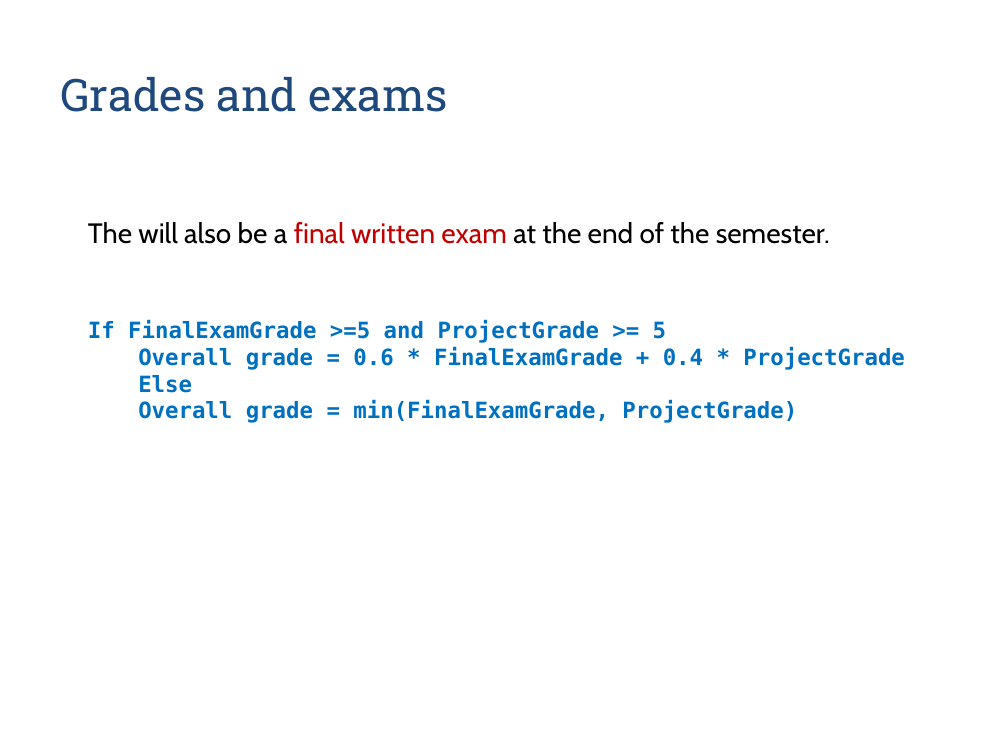
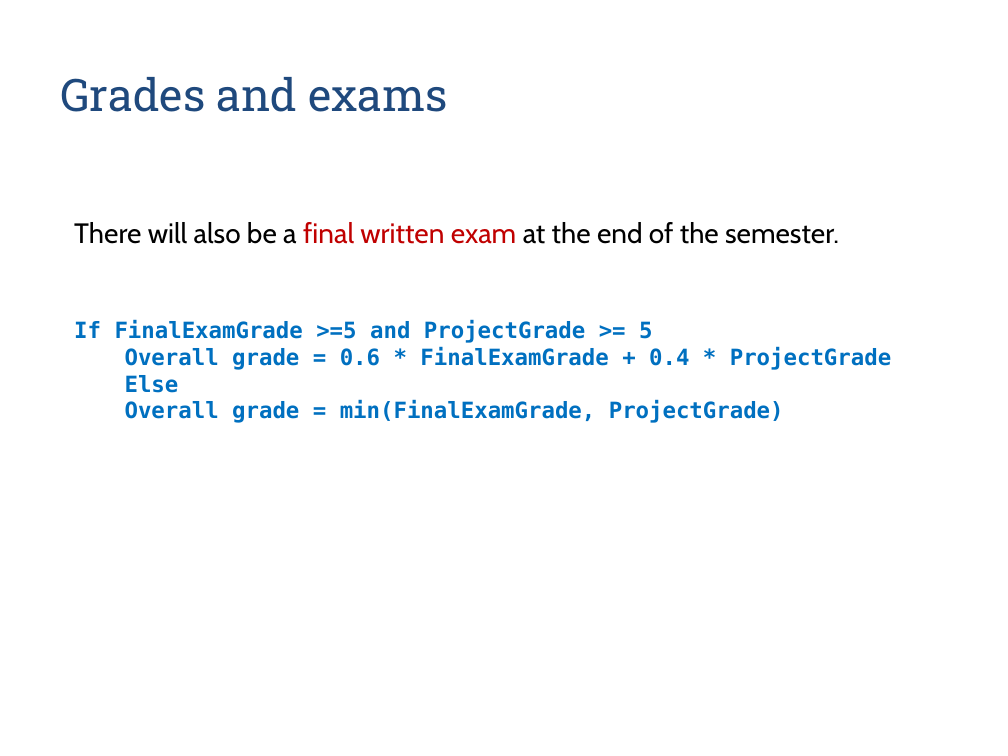
Before and after one commit to zarras/myy803-slides, a slide deck: slide 6 of 1-SoftEng-Intro-simple.ppt. Drawn at 1008x756 pixels with LibreOffice and Linux fonts; fonts in the diff are those of the drawing. Boxes give left, top, right and bottom in pixels: in the first picture for what was removed or moved away, otherwise in the second. Text is boxed around its words. In the diff, an @@ line names an element or a change of style, - is before the commit and + after.

```diff
--- a/1-SoftEng-Intro-simple.ppt
+++ b/1-SoftEng-Intro-simple.ppt
@@ text "There will also be a ...": place and size @@
-text "There will also be a ..." at <box>88,222,904,423</box>
+text "There will also be a ..." at <box>74,222,891,423</box>
@@ text at <box>74,222,839,244</box>: text changed @@
-The will also be a final written exam at the end of the semester.
+There will also be a final written exam at the end of the semester.
```
Also in this commit, not shown: 1 other slide changed, 5 other files.
